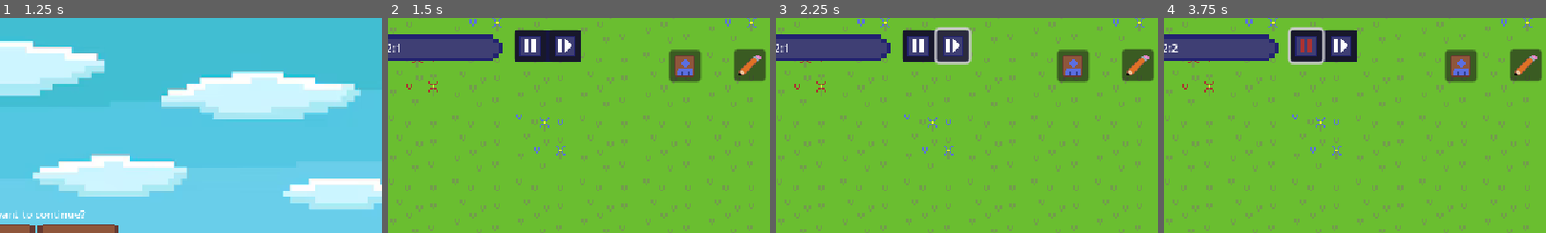
Above: before the commit, frames 1-4 (left to right).
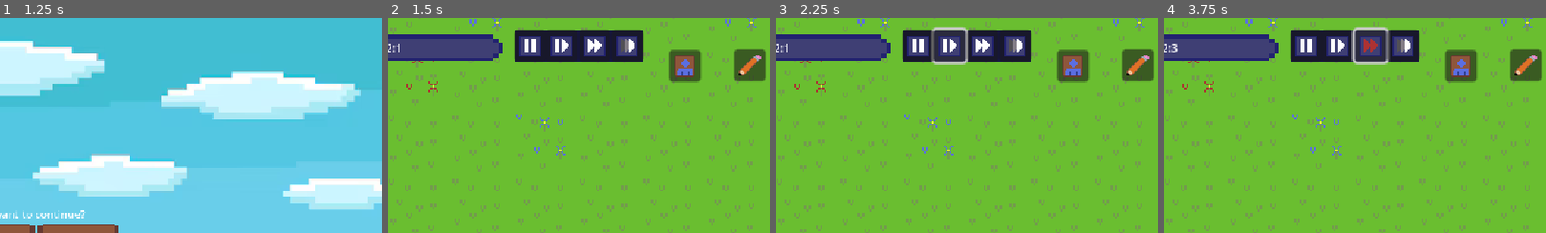
Above: after the commit, the same moments.

Repository: Dev-Karol1111/village
Game: Godot game, scene res://scenes/ui/menu.tscn
Two runs of this game, one before a commit and one after it. Both use one fixed random seed, a clock stepped at 60 frames per second and the inputs below.
Inputs (mouse positions are % of the whole screen's width and height, from its top left):
- Up to frame 1 (1.25 s): click "PLAY" at 0.5 s
- Up to frame 2 (1.5 s): click "New Game" at 1.25 s
- Up to frame 3 (2.25 s): click (68, 6) at 2 s
- Up to frame 4 (3.75 s): click (64, 6) at 2.75 s; click (72, 6) at 3.52 s
The pictures show only the part of the screen within x 45-95%, y 0-50%; the shares and areas given below are measured in that part.

Frame 1 is identical in both runs. In frame 2, 2.9% of the frame differs, in the area x 41-67%, y 5-21%; in frame 3, 3.3%; in frame 4, 4.1%, in the area x 2-67%, y 4-22%.

Commit message:
General update

Diff:
--- a/resources/experiments/hut_experiment.tres
+++ b/resources/experiments/hut_experiment.tres
@@ -16,4 +16,5 @@
 min_people = 1
 time = SubResource("Resource_xt2jf")
 result = ExtResource("1_u72j2")
+milstone = "hut"
 metadata/_custom_type_script = "uid://48uurtwm161r"
--- /dev/null
+++ b/scenes/ui/day_summary_ui.tscn
@@ -0,0 +1,100 @@
+[gd_scene load_steps=10 format=3 uid="uid://c31e8yrlhifp0"]
+
+[ext_resource type="Texture2D" uid="uid://b5cqp64nkv5bn" path="res://assets/ui/ui-tileset.png" id="1_7ng15"]
+[ext_resource type="Script" uid="uid://dryvjsut8xc30" path="res://scripts/ui/day_summary_ui.gd" id="1_oo8ik"]
+
+[sub_resource type="AtlasTexture" id="AtlasTexture_oo8ik"]
+atlas = ExtResource("1_7ng15")
+region = Rect2(0, 16, 16, 16)
+
+[sub_resource type="AtlasTexture" id="AtlasTexture_w6y0u"]
+atlas = ExtResource("1_7ng15")
+region = Rect2(0, 16, 16, 16)
+
+[sub_resource type="StyleBoxTexture" id="StyleBoxTexture_nm5ur"]
+texture = SubResource("AtlasTexture_w6y0u")
+
+[sub_resource type="AtlasTexture" id="AtlasTexture_cx0sj"]
+atlas = ExtResource("1_7ng15")
+region = Rect2(0, 16, 16, 16)
+
+[sub_resource type="StyleBoxTexture" id="StyleBoxTexture_61xem"]
+texture = SubResource("AtlasTexture_cx0sj")
+
+[sub_resource type="AtlasTexture" id="AtlasTexture_c2n5p"]
+atlas = ExtResource("1_7ng15")
+region = Rect2(0, 32, 16, 16)
+
+[sub_resource type="StyleBoxTexture" id="StyleBoxTexture_sr3a1"]
+texture = SubResource("AtlasTexture_c2n5p")
+
+[node name="day_summary_ui" type="Control"]
+layout_mode = 3
+anchors_preset = 15
+anchor_right = 1.0
+anchor_bottom = 1.0
+grow_horizontal = 2
+grow_vertical = 2
+script = ExtResource("1_oo8ik")
+
+[node name="ColorRect" type="ColorRect" parent="."]
+layout_mode = 1
+anchors_preset = 15
+anchor_right = 1.0
+anchor_bottom = 1.0
+grow_horizontal = 2
+grow_vertical = 2
+color = Color(0, 0, 0, 0.31764707)
+
+[node name="TextureRect" type="TextureRect" parent="."]
+layout_mode = 0
+offset_left = 368.0
+offset_top = 81.0
+offset_right = 807.0
+offset_bottom = 537.0
+texture = SubResource("AtlasTexture_oo8ik")
+
+[node name="Label" type="Label" parent="."]
+layout_mode = 0
+offset_left = 534.0
+offset_top = 145.0
+offset_right = 651.0
+offset_bottom = 168.0
+text = "DAY SUMMARY"
+
+[node name="skip_night_button" type="Button" parent="."]
+custom_minimum_size = Vector2(0, 50)
+layout_mode = 0
+offset_left = 420.0
+offset_top = 436.0
+offset_right = 562.0
+offset_bottom = 486.0
+size_flags_stretch_ratio = 0.0
+theme_override_styles/normal = SubResource("StyleBoxTexture_nm5ur")
+theme_override_styles/pressed = SubResource("StyleBoxTexture_61xem")
+theme_override_styles/hover = SubResource("StyleBoxTexture_sr3a1")
+text = "skip night"
+
+[node name="Label2" type="Label" parent="."]
+layout_mode = 0
+offset_left = 454.0
+offset_top = 203.0
+offset_right = 723.0
+offset_bottom = 415.0
+
+[node name="close_button" type="Button" parent="."]
+custom_minimum_size = Vector2(0, 50)
+layout_mode = 0
+offset_left = 608.0
+offset_top = 434.0
+offset_right = 751.0
+offset_bottom = 484.0
+size_flags_stretch_ratio = 0.0
+theme_override_styles/normal = SubResource("StyleBoxTexture_nm5ur")
+theme_override_styles/pressed = SubResource("StyleBoxTexture_61xem")
+theme_override_styles/hover = SubResource("StyleBoxTexture_sr3a1")
+text = "close
+"
+
+[connection signal="pressed" from="skip_night_button" to="." method="_on_skip_night_button_pressed"]
+[connection signal="pressed" from="close_button" to="." method="_on_close_button_pressed"]
--- a/scenes/ui/edit_mode.tscn
+++ b/scenes/ui/edit_mode.tscn
@@ -30,6 +30,14 @@
 [sub_resource type="AtlasTexture" id="AtlasTexture_jb44s"]
 atlas = ExtResource("5_ycatb")
 region = Rect2(16, 16, 16, 16)
+
+[sub_resource type="AtlasTexture" id="AtlasTexture_5o274"]
+atlas = ExtResource("5_ycatb")
+region = Rect2(64, 32, 16, 16)
+
+[sub_resource type="AtlasTexture" id="AtlasTexture_woa0w"]
+atlas = ExtResource("5_ycatb")
+region = Rect2(64, 48, 16, 16)
 
 [sub_resource type="AtlasTexture" id="AtlasTexture_6s4id"]
 atlas = ExtResource("5_ycatb")
@@ -312,7 +320,7 @@
 [node name="timeManagment" type="ColorRect" parent="."]
 offset_left = 712.0
 offset_top = 18.0
-offset_right = 812.0
+offset_right = 906.0
 offset_bottom = 66.0
 color = Color(0.08235294, 0.08235294, 0.27450982, 1)
 
@@ -321,8 +329,8 @@
 anchors_preset = 1
 anchor_left = 1.0
 anchor_right = 1.0
-offset_left = -48.0
-offset_right = -24.0
+offset_left = -147.0
+offset_right = -123.0
 offset_bottom = 24.0
 grow_horizontal = 0
 scale = Vector2(2, 2)
@@ -336,6 +344,22 @@
 offset_bottom = 24.0
 scale = Vector2(2, 2)
 icon = SubResource("AtlasTexture_jb44s")
+
+[node name="speedx5" type="Button" parent="timeManagment"]
+layout_mode = 0
+offset_left = 97.0
+offset_right = 121.0
+offset_bottom = 24.0
+scale = Vector2(2, 2)
+icon = SubResource("AtlasTexture_5o274")
+
+[node name="speedx15" type="Button" parent="timeManagment"]
+layout_mode = 0
+offset_left = 146.0
+offset_right = 170.0
+offset_bottom = 24.0
+scale = Vector2(2, 2)
+icon = SubResource("AtlasTexture_woa0w")
 
 [node name="info" type="Node" parent="."]
 
@@ -419,6 +443,8 @@
 [connection signal="pressed" from="people_managment" to="." method="_on_people_managment_pressed"]
 [connection signal="pressed" from="timeManagment/unpause" to="." method="_on_unpause_pressed"]
 [connection signal="pressed" from="timeManagment/pause" to="." method="_on_pause_pressed"]
+[connection signal="pressed" from="timeManagment/speedx5" to="." method="_on_speedx_5_pressed"]
+[connection signal="pressed" from="timeManagment/speedx15" to="." method="_on_speedx_15_pressed"]
 [connection signal="pressed" from="info/VBoxContainer/resume" to="." method="_on_resume_pressed"]
 [connection signal="pressed" from="info/VBoxContainer/save" to="." method="_on_save_pressed"]
 [connection signal="pressed" from="info/VBoxContainer/exit" to="." method="_on_exit_pressed"]
--- a/scripts/autoload/experiments_managment.gd
+++ b/scripts/autoload/experiments_managment.gd
@@ -20,6 +20,8 @@
 				build_list.house.append(experiment["result"])
 			if experiment["result"].type == "transport":
 				build_list.transport.append(experiment["result"])
+			if experiment["milstone"]:
+				GameEventsManagment.millstones.set(experiment["milstone"], true)
 			experiment_progress.erase(experiment)
 			Managment.avaible_experiments.erase(experiment)
 			var text = "Experiment %s\n has ended" % experiment["name_var"]
--- a/scripts/autoload/game_events_managment.gd
+++ b/scripts/autoload/game_events_managment.gd
@@ -1,4 +1,6 @@
 extends Node
+
+var millstones : Dictionary[String, bool] = {}
 
 func _ready() -> void:
 	Signals.time_updated.connect(check_events)
@@ -29,10 +31,21 @@
 					Managment.avaible_experiments.set(experiment, [])
 				text += "\nSome experiments was unlocked"
 
+			if event.millstone:
+				millstones.set(event.millstone, true)
+
 			Signals.add_information.emit("info", event.message_title, text)
-
-			# TODO: Add addig works, experiments, buildings
 
 func special_events(event_name : String):
 	if event_name == "wolf attack":
 		Signals.add_information.emit("error", "DEAD", "Wolf has attacked your\n village and one people died")
+		PeopleManagment.kill_person(random_person("ault").name)
+
+func random_person(person_type := "") -> People:
+	var randoming = true
+	while randoming:
+		var person = Managment.people.pick_random()
+		if person.type == person_type:
+			return person
+
+	return
--- a/scripts/autoload/managment.gd
+++ b/scripts/autoload/managment.gd
@@ -37,6 +37,14 @@
 var multiple_speed : int = 1
 
 var avaible_experiments : Dictionary[ExperimentBase, Array]
+
+var canvas_layer: CanvasLayer
+
+func _ready() -> void:
+	canvas_layer = CanvasLayer.new()
+	canvas_layer.name = "GlobalUI"
+	canvas_layer.layer = 100
+	get_tree().root.add_child.call_deferred(canvas_layer)
 
 func production_loop() -> void:
 	while running:
@@ -129,3 +137,7 @@
 	for cell in tile_map_layer.get_used_cells():
 		AStar_grid.set_point_solid(cell, !tile_map_layer.get_cell_tile_data(cell).get_custom_data("transport"))
 	transport_connection_astartgrid = AStar_grid
+
+func spawn_ui(scene_path: String) -> void:
+	var ui = load(scene_path).instantiate()
+	canvas_layer.add_child(ui)
--- a/scripts/autoload/people_managment.gd
+++ b/scripts/autoload/people_managment.gd
@@ -1,11 +1,15 @@
 extends Node
 
 var working_time : Dictionary[People, TimeData]
+
+var can_work := true
 
 func _ready() -> void:
 	Signals.hour_passed.connect(checking_works)
 
 func working():
+	if !can_work:
+		return
 	for person in Managment.people:
 		if not person.work:
 			continue
@@ -50,4 +54,25 @@
 
 	if taked_damage:
 		Signals.add_information.emit("warning", "Careing", "Not enough people care\nabout other.")
+
+	# SECTION - Hut
+	if GameEventsManagment.millstones.get("hut", false):
+		var are_all_greybeard_in_hut := true
+
+		for person in Managment.people:
+			if person.type == "greybeard":
+				if !Managment.houses.values():
+					are_all_greybeard_in_hut = false
+					break
+				for house in Managment.houses.values():
+					if !person in house["data"].liveing_people:
+						are_all_greybeard_in_hut = false
+		if !are_all_greybeard_in_hut:
+			Signals.add_information.emit("warning", "HUT", "Greybeard should be\nassing to hut")
 	Signals.data_changed_ui.emit()
+
+func kill_person(person_name : String = ""):
+	if person_name:
+		for person in Managment.people:
+			if person.name == person_name:
+				Managment.people.erase(person)
--- a/scripts/autoload/time_managment.gd
+++ b/scripts/autoload/time_managment.gd
@@ -24,6 +24,11 @@
 			if time.hours == 20 and time.minutes == 30:
 				day_summary_code.day_summary()
 
+			if time.hours == 6 and time.minutes == 0:
+				PeopleManagment.can_work = true
+			elif time.hours == 18 and time.minutes == 0:
+				PeopleManagment.can_work = false
+
 			await get_tree().create_timer(float(Managment.speed_time) / Managment.multiple_speed).timeout
 		else:
 			await get_tree().process_frame
--- a/scripts/bases/event_base.gd
+++ b/scripts/bases/event_base.gd
@@ -9,3 +9,4 @@
 @export var unlocked_experiments : Array[ExperimentBase]
 @export var message_title := ""
 @export var message_text := ""
+@export var millstone := ""
--- a/scripts/bases/experiment_base.gd
+++ b/scripts/bases/experiment_base.gd
@@ -7,3 +7,4 @@
 @export var min_people := 0
 @export var time : TimeData
 @export var result : BuildsBase
+@export var milstone : String = ""
--- a/scripts/day_summary.gd
+++ b/scripts/day_summary.gd
@@ -1,6 +1,9 @@
 extends Node
 
 func day_summary():
+	#	SECTION - UI
+	Managment.spawn_ui("res://scenes/ui/day_summary_ui.tscn")
+	# SECTION - Eating
 	var did_everyone_eat := true
 	for people in Managment.people:
 		if !eat(people, Managment.products.get("fruit", 0)):
@@ -12,6 +15,7 @@
 	if !did_everyone_eat:
 		Signals.add_information.emit("warning", "Food", "Everyone didn't eat\nsome damage was taken")
 
+
 func eat(people: People, food_count: int) -> bool:
 	if food_count >= people.need_food:
 		return true
--- /dev/null
+++ b/scripts/ui/day_summary_ui.gd
@@ -0,0 +1,21 @@
+extends Control
+
+
+# Called when the node enters the scene tree for the first time.
+func _ready() -> void:
+	Signals.pause_game.emit()
+
+# Called every frame. 'delta' is the elapsed time since the previous frame.
+func _process(delta: float) -> void:
+	pass
+
+
+
+func _on_skip_night_button_pressed() -> void:
+	TimeManagment.set_time(TimeManagment.time.to_one_data() + 570)
+	Signals.unpause_game.emit()
+	queue_free()
+
+func _on_close_button_pressed() -> void:
+	Signals.unpause_game.emit()
+	queue_free()
--- a/scripts/ui/mode.gd
+++ b/scripts/ui/mode.gd
@@ -8,6 +8,8 @@
 
 @export var map : NodePath
 
+
+var selected := ""
 
 # Called when the node enters the scene tree for the first time.
 func _ready() -> void:
@@ -55,10 +57,9 @@
 	if Managment.totally_pause:
 		return
 	Managment.speed_time = 0
-	var new_icon = AtlasTexture.new()
-	new_icon.atlas = load("res://assets/ui/ui-tileset.png")
-	new_icon.region = Rect2(48,16,16,16)
-	$timeManagment/pause.icon = new_icon
+	set_button_image("pause", true)
+	set_button_image(selected, false)
+	selected = "pause"
 
 
 func _on_unpause_pressed() -> void:
@@ -67,10 +68,9 @@
 	if Managment.mode == "edit":
 		return
 	Managment.speed_time = 1
-	var new_icon = AtlasTexture.new()
-	new_icon.atlas = load("res://assets/ui/ui-tileset.png")
-	new_icon.region = Rect2(16,16,16,16)
-	$timeManagment/pause.icon = new_icon
+	Managment.multiple_speed = 1
+	set_button_image(selected, false)
+	selected = ""
 
 
 func _on_resume_pressed() -> void:
@@ -94,3 +94,47 @@
 	var information = load("res://scenes/ui/information.tscn").instantiate()
 	$info_box.add_child(information)
 	information.add_information(type, title,text)
+
+
+func set_button_image(button := "", button_selected := false):
+	var avaible := ["pause", "speedx5", "speedx15"]
+	var button_data : Button
+	var new_icon : AtlasTexture
+	if button in avaible:
+		new_icon = AtlasTexture.new()
+		new_icon.atlas = load("res://assets/ui/ui-tileset.png")
+		if button == "pause":
+			button_data = $timeManagment/pause
+			if button_selected:
+				new_icon.region = Rect2(48,16,16,16)
+			else:
+				new_icon.region = Rect2(16,16,16,16)
+		elif button == "speedx5":
+			button_data = $timeManagment/speedx5
+			if button_selected:
+				new_icon.region = Rect2(80,0,16,16)
+			else:
+				new_icon.region = Rect2(64,32,16,16)
+		elif button == "speedx15":
+			button_data = $timeManagment/speedx15
+			if button_selected:
+				new_icon.region = Rect2(80,16,16,16)
+			else:
+				new_icon.region = Rect2(64,48,16,16)
+
+	if button_data:
+		button_data.icon = new_icon
+
+func _on_speedx_15_pressed() -> void:
+	Managment.speed_time = 1
+	Managment.multiple_speed = 15
+	set_button_image(selected, false)
+	set_button_image("speedx15", true)
+	selected = "speedx15"
+
+func _on_speedx_5_pressed() -> void:
+	Managment.speed_time = 1
+	Managment.multiple_speed = 5
+	set_button_image(selected, false)
+	set_button_image("speedx5", true)
+	selected = "speedx5"
Binary file changed: assets/ui/ui-tileset.png
Not shown: 1 places in scenes/ui/edit_mode.tscn that only renumber resources
Not shown, added: scripts/ui/day_summary_ui.gd.uid
